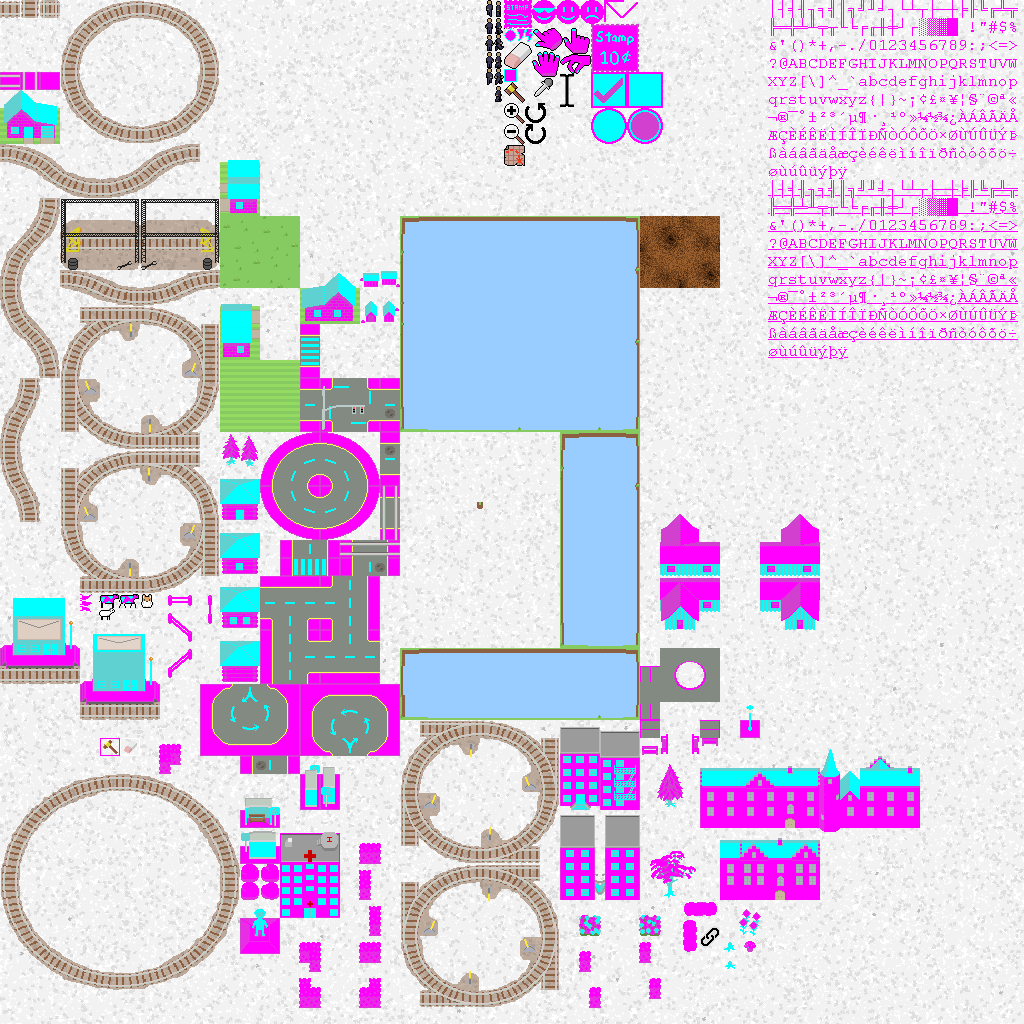
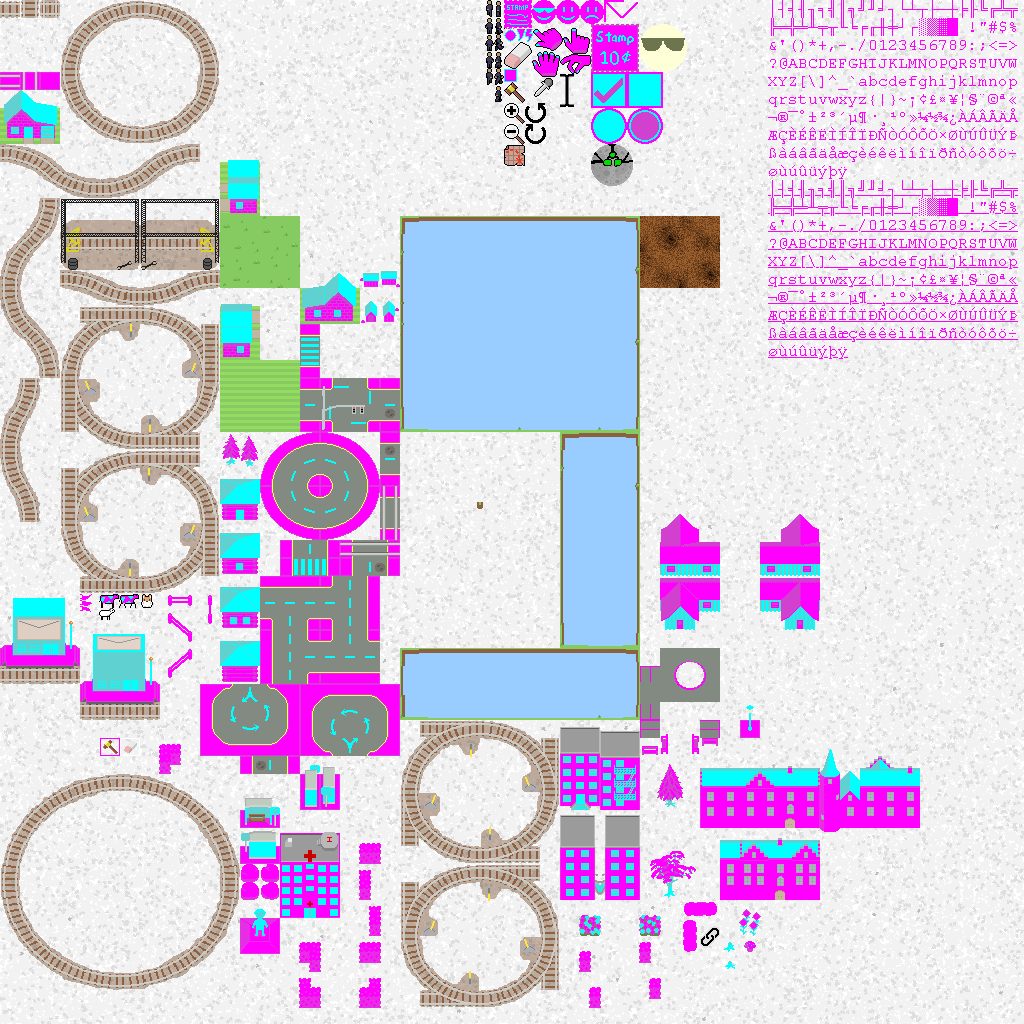
Two versions of the same layered image (1024x1024). Layer-by-layer changes:
painted on "Pasted Layer #3" over [591, 24, 687, 186]
